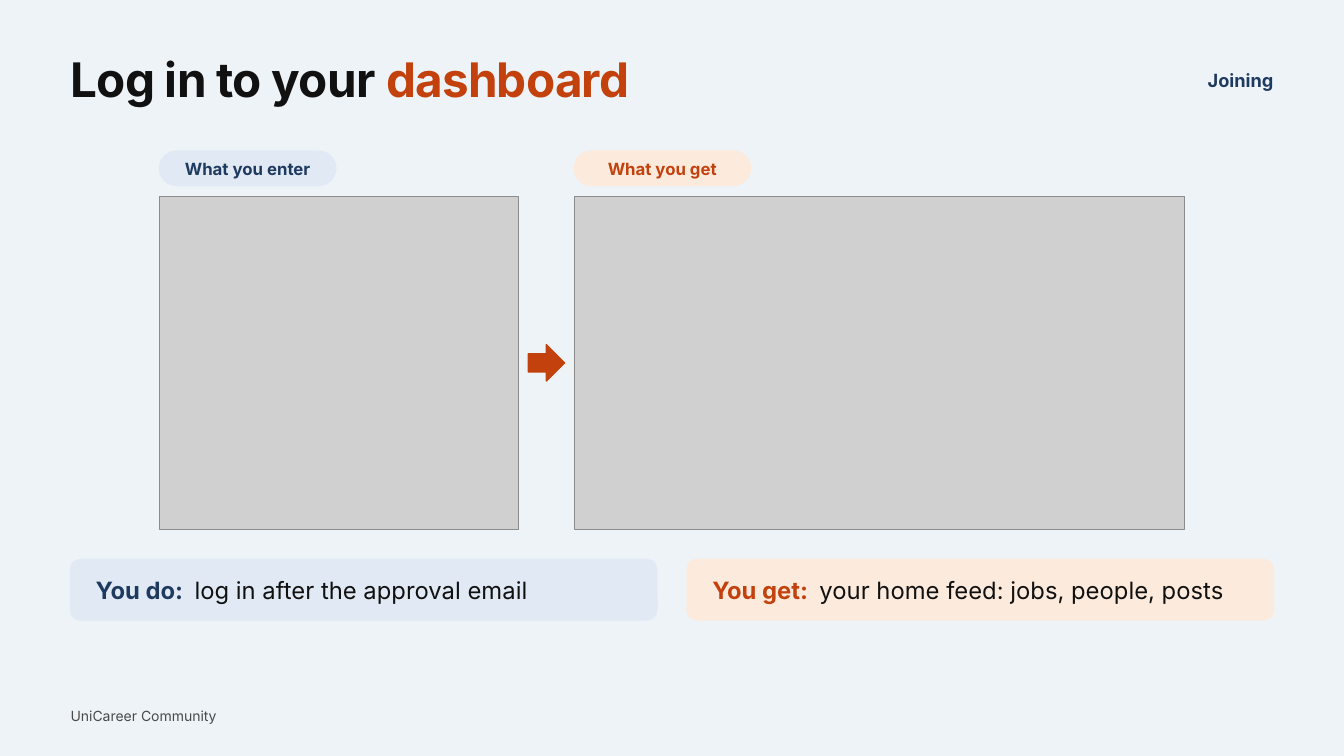
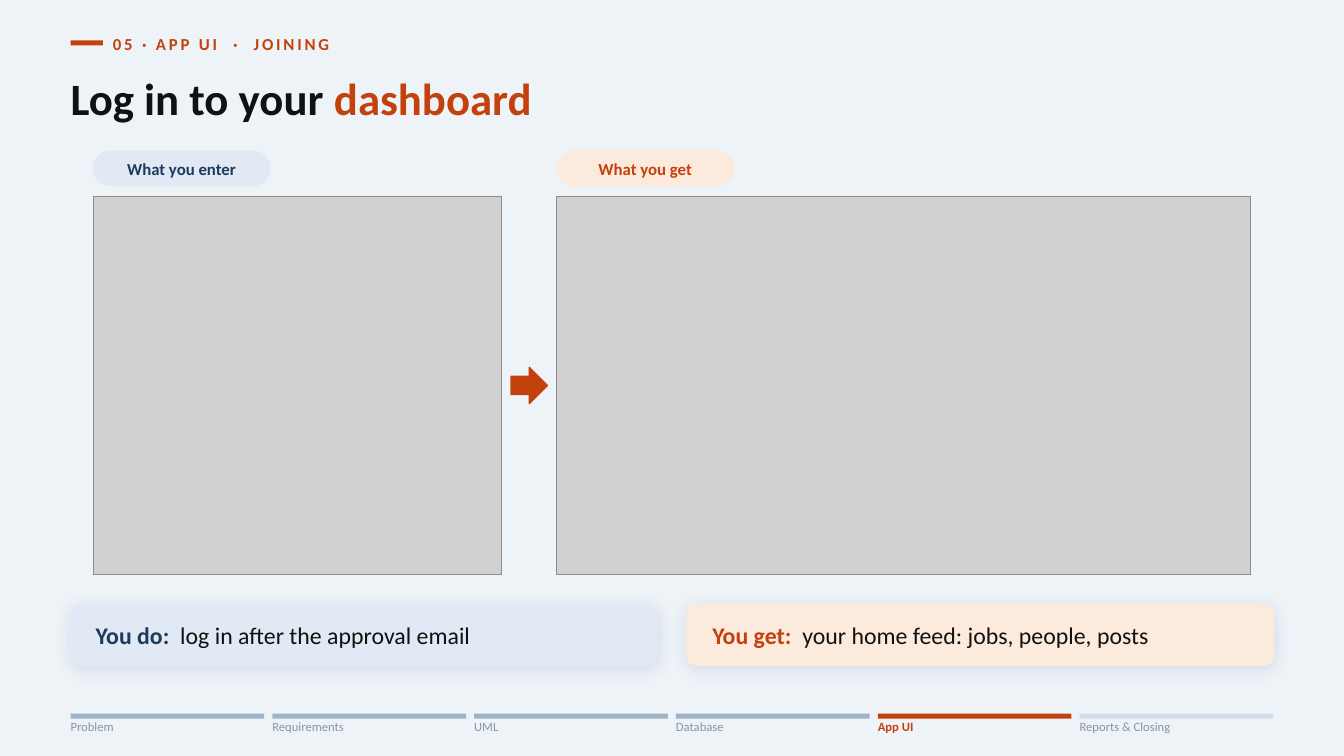
Before and after one commit to sooooojib/CAMPUS_JOB_HUNTING, a slide deck: slide 5 of presentation/05_App_UI.pptx. Drawn at 1344x756 pixels with LibreOffice and Linux fonts; fonts in the diff are those of the drawing; grey boxes stand for pictures. Boxes give left, top, right and bottom in pixels: in the first picture for what was removed or moved away, otherwise in the second. Text is boxed around its words. In the diff, an @@ line names an element or a change of style, - is before the commit and + after.

Commit message:
docs(presentation): update defense presentation decks, full deck merge, ER diagrams, and assets
- Reorganize modular defense presentation decks (01 through 06)
- Add unified full presentation deck (UniCareer_Full_Presentation.pptx)
- Update ER diagram exports (PDF, PNG, SVG)
- Update slide generators, theme config, and real table samples
- Archive legacy slide iterations in presentation/_archive/

```diff
--- a/presentation/05_App_UI.pptx
+++ b/presentation/05_App_UI.pptx
@@ rectangle added at (71, 40, 103, 45), fill #C2410C @@
@@ text added at (113, 39, 329, 50), 12 pt, text #C2410C, bold @@
+05 · APP UI · JOINING
@@ title "Log in to your dashboard": place and size @@
-title "Log in to your dashboard" at (71, 60, 629, 108)
+title "Log in to your dashboard" at (71, 83, 532, 123)
@@ title "Log in to your dashboard" at (71, 83, 532, 123): size 34 to 32 pt, font Inter to Calibri, letter spacing -0.5 to 0 pt; vertical alignment top to middle @@
@@ text removed at (1208, 73, 1274, 91) @@
-Joining
@@ text "What you enter": place and size @@
-text "What you enter" at (185, 162, 310, 179)
+text "What you enter" at (127, 163, 236, 178)
@@ rounded rectangle: place and size @@
-rounded rectangle at (159, 151, 336, 186)
+rounded rectangle at (94, 151, 270, 186)
@@ text "What you get": place and size @@
-text "What you get" at (608, 162, 717, 179)
+text "What you get" at (598, 163, 692, 178)
@@ rounded rectangle: place and size @@
-rounded rectangle at (575, 151, 751, 186)
+rounded rectangle at (558, 151, 734, 186)
@@ picture: place and size @@
-picture at (159, 197, 518, 529)
+picture at (94, 197, 502, 575)
@@ picture: place and size @@
-picture at (575, 197, 1186, 529)
+picture at (558, 197, 1251, 575)
@@ right arrow: place and size @@
-right arrow at (528, 345, 565, 381)
+right arrow at (511, 368, 547, 404)
@@ rounded rectangle at (71, 605, 657, 665): shadow on @@
@@ 2 texts, 2 rounded rectangles: place and size @@
-2 texts, 2 rounded rectangles at (71, 560, 1274, 620)
+2 texts, 2 rounded rectangles at (71, 605, 1274, 665)
@@ rounded rectangle at (688, 605, 1274, 665): shadow on @@
@@ font Inter to Calibri in 4 elements at (598, 163, 692, 178), (127, 163, 236, 178), (96, 627, 470, 648), (712, 627, 1148, 648) @@
@@ text removed at (71, 710, 217, 724) @@
-UniCareer Community
@@ rectangle added at (71, 714, 264, 719), fill #9FB3C8 @@
@@ rectangle added at (272, 714, 466, 719), fill #9FB3C8 @@
@@ rectangle added at (474, 714, 667, 719), fill #9FB3C8 @@
@@ rectangle added at (677, 714, 870, 719), fill #9FB3C8 @@
@@ rectangle added at (878, 714, 1072, 719), fill #C2410C @@
@@ rectangle added at (1080, 714, 1273, 719), fill #D3DDE8 @@
@@ text added at (71, 722, 114, 731), 9 pt, text #8A94A6 @@
+Problem
@@ text added at (272, 722, 344, 733), 9 pt, text #8A94A6 @@
+Requirements
@@ text added at (474, 723, 498, 731), 9 pt, text #8A94A6 @@
+UML
@@ text added at (676, 722, 724, 731), 9 pt, text #8A94A6 @@
+Database
@@ text added at (878, 722, 914, 733), 9 pt, text #C2410C, bold @@
+App UI
@@ text added at (1080, 722, 1171, 733), 9 pt, text #8A94A6 @@
+Reports & Closing
```
Also in this commit, not shown: 17 other slides changed, 5 slides added, 2 slides removed, 44 other files.
